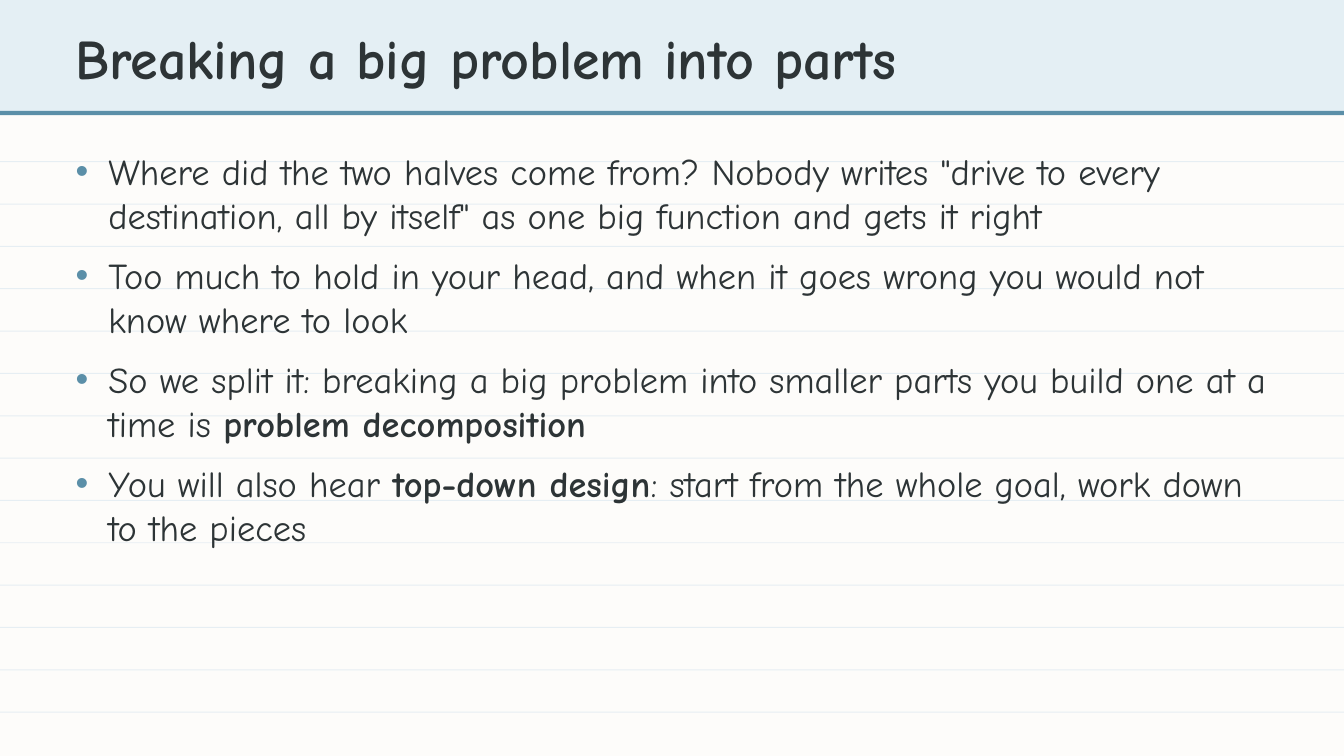
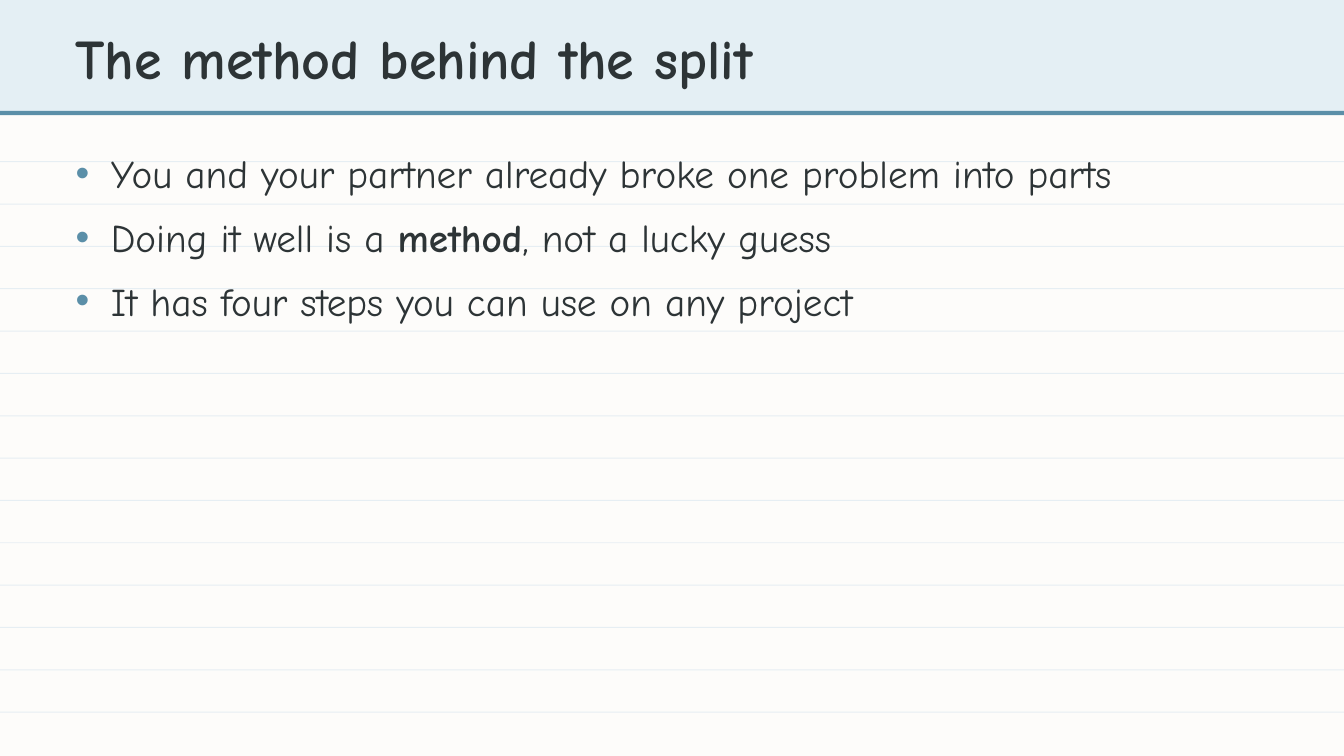
Before and after one commit to bradamiller/LearningPython, a slide deck: slide 23 of static/slides/module-04-manhattan/module-4-lesson-00-overview.pptx (slide 16 before the commit). Drawn at 1344x756 pixels with LibreOffice and Linux fonts; fonts in the diff are those of the drawing. Boxes give left, top, right and bottom in pixels: in the first picture for what was removed or moved away, otherwise in the second. Text is boxed around its words. In the diff, an @@ line names an element or a change of style, - is before the commit and + after.

```diff
--- a/static/slides/module-04-manhattan/module-4-lesson-00-overview.pptx
+++ b/static/slides/module-04-manhattan/module-4-lesson-00-overview.pptx
@@ text at [76, 41, 752, 89]: text changed @@
-Breaking a big problem into parts
+The method behind the split
@@ text at [111, 161, 1112, 324]: text changed; size 26 to 28 pt @@
-• Where did the two halves come from? Nobody writes "drive to every destination, all by itself" as one big function and gets it right
-• Too much to hold in your head, and when it goes wrong you would not know where to look
-• So we split it: breaking a big problem into smaller parts you build one at a time is problem decomposition
-• You will also hear top-down design: start from the whole goal, work down to the pieces
+• You and your partner already broke one problem into parts
+• Doing it well is a method, not a lucky guess
+• It has four steps you can use on any project
```
Also in this commit, not shown: 5 other slides changed, 8 slides added, 1 slide removed, 11 other files.
